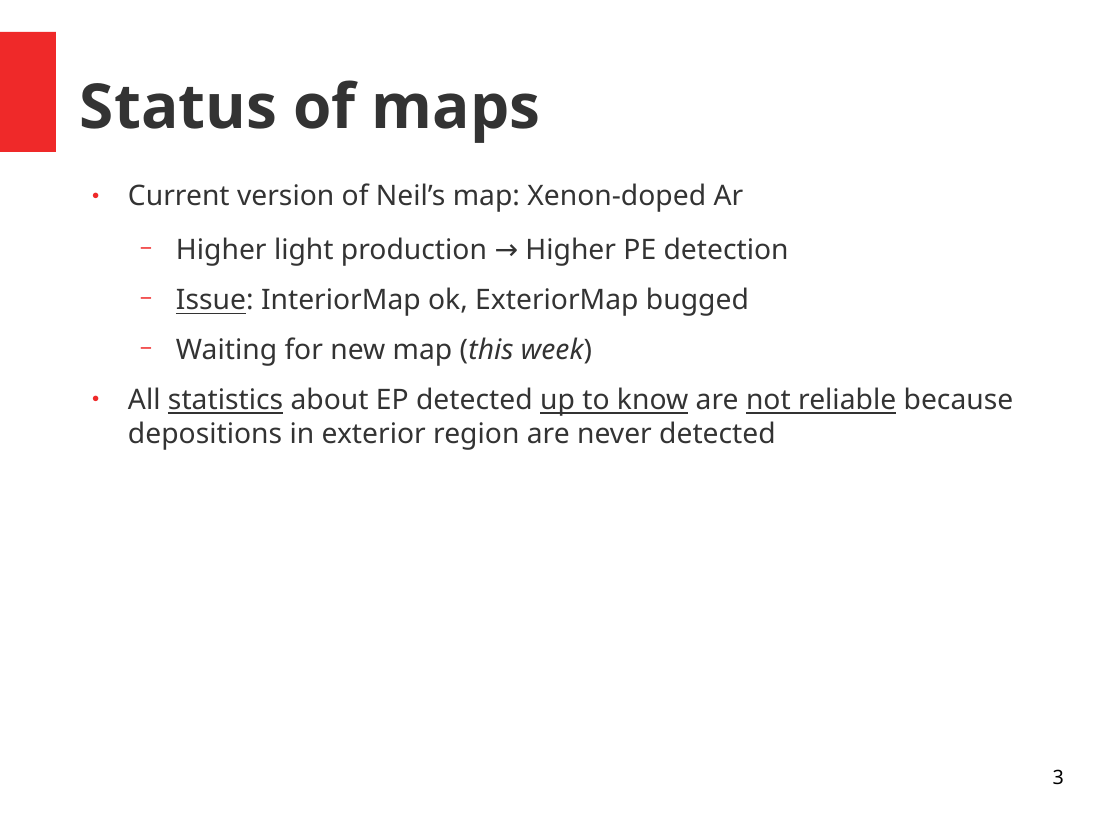
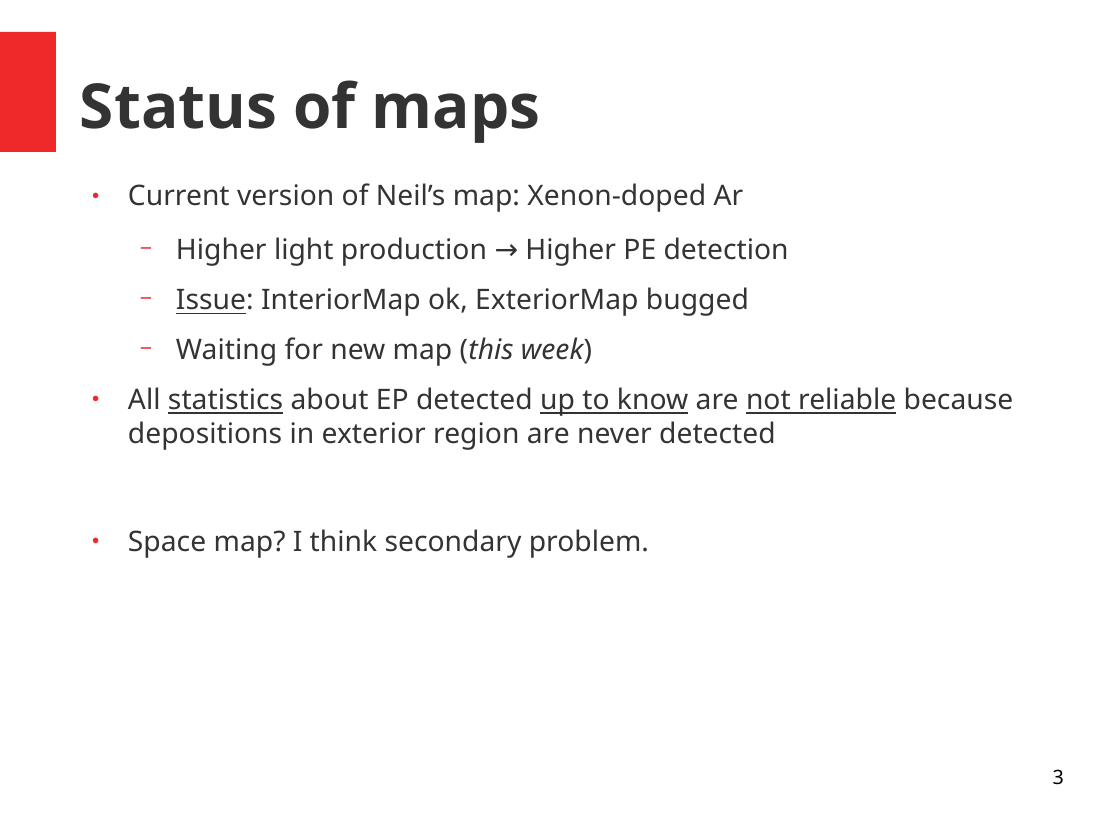
Before and after one commit to luigiberducci/ML4NP, a slide deck: slide 3 of Docs/meeting_ml4np_11mag2020.odp. Drawn at 1120x840 pixels with LibreOffice and Linux fonts; fonts in the diff are those of the drawing. Boxes give left, top, right and bottom in pixels: in the first picture for what was removed or moved away, otherwise in the second. Text is boxed around its words. In the diff, an @@ line names an element or a change of style, - is before the commit and + after.

```diff
--- a/Docs/meeting_ml4np_11mag2020.odp
+++ b/Docs/meeting_ml4np_11mag2020.odp
@@ text at (128, 529, 649, 558): paragraph added @@
+● Space map? I think secondary problem.
```
Also in this commit, not shown: 3 other slides changed.
